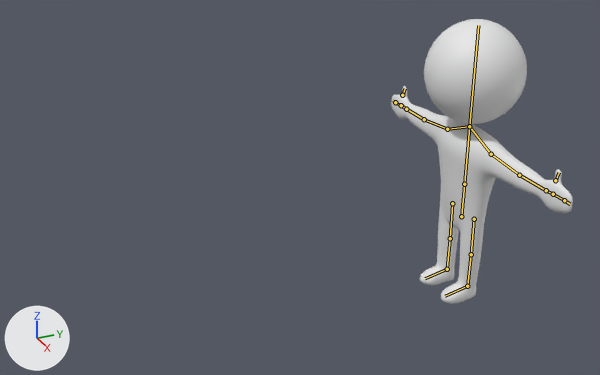
Before and after pictures for a commit that changed the Blender file Content/Models/Humanoid.blend.
Both versions are drawn from a 50 mm camera at (11.1, -8.2, 5.92) aimed at (-0.04, -3.19, 0.36). The axes (+X, +Y, +Z) are drawn at lower left. The lights are the same throughout. The bones that bend it are drawn over the model as lines.

In view in the first picture: 'Body', 'Head'.
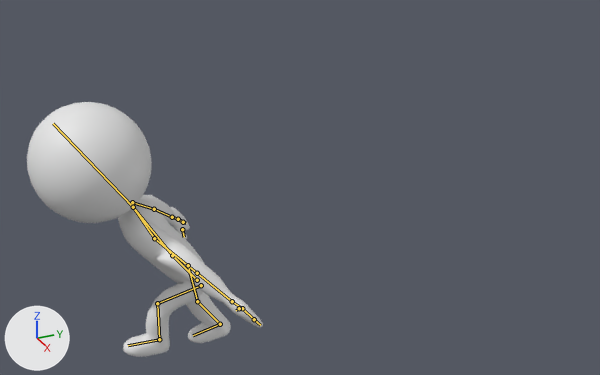
The newer file adds an action. The first version stands in its rest pose; the second is drawn at frame 13 of the action 'Battle3'.

Location of each change, [x1, y1, x2, y2] in pixels of the pictures (600 x 375 px):
'Body', posed (20% narrower, 26% shorter)
    before: [391, 86, 573, 304]
    after: [118, 195, 263, 357]
'Head', posed (21% wider, 15% taller)
    before: [424, 19, 527, 124]
    after: [27, 102, 152, 223]
bone 'LowerSpine', root to tip
    before: (461, 216) to (464, 184)
    after: (197, 280) to (172, 255)
bone 'UpperSpine', root to tip
    before: (464, 184) to (469, 126)
    after: (172, 255) to (133, 207)
bone 'UpperArm_L', root to tip
    before: (491, 154) to (519, 175)
    after: (154, 238) to (197, 273)
bone 'UpperArm_R', root to tip
    before: (447, 129) to (424, 119)
    after: (132, 202) to (154, 209)
bone 'Head', root to tip
    before: (469, 126) to (478, 25)
    after: (133, 207) to (53, 123)
bone 'UpperLeg_L', root to tip
    before: (474, 219) to (471, 254)
    after: (201, 285) to (157, 303)
bone 'LowerLeg_L', root to tip
    before: (471, 254) to (467, 286)
    after: (157, 303) to (159, 339)
bone 'Foot_L', root to tip
    before: (467, 286) to (445, 296)
    after: (159, 339) to (128, 345)
bone 'UpperLeg_R', root to tip
    before: (452, 203) to (450, 238)
    after: (188, 265) to (197, 301)
bone 'LowerLeg_R', root to tip
    before: (450, 238) to (447, 269)
    after: (197, 301) to (220, 324)
bone 'Foot_R', root to tip
    before: (447, 269) to (425, 278)
    after: (220, 324) to (193, 335)

The change, as a list of edits to the scene's bpy script:
```text
Change bone_lowerspine:
    where bone_lowerspine = bpy.data.objects['Humanoid'].pose.bones['LowerSpine']
    bone_lowerspine.location: (0.0, 0.0, 0.0) -> (0.0, -0.11, 5.0)
    bone_lowerspine.rotation_quaternion: (1.0, 0.0, 0.0, 0.0) -> (0.949, 0.298, 0.0, 0.0)  # degrees (0, 0, 0) -> degrees (35, 0, 0)
Change bone_upperspine:
    where bone_upperspine = bpy.data.objects['Humanoid'].pose.bones['UpperSpine']  # child of 'LowerSpine'
    bone_upperspine.rotation_quaternion: (1.0, 0.0, 0.0, 0.0) -> (0.994, -0.043, 0.0, 0.0)  # degrees (0, 0, 0) -> degrees (-5, 0, 0)
Change bone_upperarm_l:
    where bone_upperarm_l = bpy.data.objects['Humanoid'].pose.bones['UpperArm_L']  # child of 'Shoulder_L'
    bone_upperarm_l.rotation_quaternion: (1.0, 0.0, 0.0, 0.0) -> (-0.007, 0.403, 0.906, -0.127)  # degrees (0, 0, 0) -> degrees (14, 175, -47)
Change bone_upperarm_r:
    where bone_upperarm_r = bpy.data.objects['Humanoid'].pose.bones['UpperArm_R']  # child of 'Shoulder_R'
    bone_upperarm_r.rotation_quaternion: (1.0, 0.0, 0.0, 0.0) -> (-0.007, 0.377, -0.918, 0.121)  # degrees (0, 0, 0) -> degrees (13, -176, 44)
Change bone_head:
    where bone_head = bpy.data.objects['Humanoid'].pose.bones['Head']  # child of 'UpperSpine'
    bone_head.rotation_quaternion: (1.0, 0.0, 0.0, 0.0) -> (0.985, 0.033, 0.0, 0.0)  # degrees (0, 0, 0) -> degrees (4, 0, 0)
Change bone_upperleg_l:
    where bone_upperleg_l = bpy.data.objects['Humanoid'].pose.bones['UpperLeg_L']  # child of 'LowerSpine'
    bone_upperleg_l.rotation_quaternion: (1.0, 0.0, 0.0, 0.0) -> (0.546, 0.0, 0.0, 0.837)  # degrees (0, 0, 0) -> degrees (0, 0, 114)
Change bone_lowerleg_l:
    where bone_lowerleg_l = bpy.data.objects['Humanoid'].pose.bones['LowerLeg_L']  # child of 'UpperLeg_L'
    bone_lowerleg_l.rotation_quaternion: (1.0, 0.0, 0.0, 0.0) -> (0.777, 0.0, 0.0, -0.628)  # degrees (0, 0, 0) -> degrees (0, 0, -78)
Change bone_foot_l:
    where bone_foot_l = bpy.data.objects['Humanoid'].pose.bones['Foot_L']  # child of 'LowerLeg_L'
    bone_foot_l.rotation_quaternion: (1.0, 0.0, 0.0, 0.0) -> (0.982, 0.0, 0.0, 0.106)  # degrees (0, 0, 0) -> degrees (0, 0, 12)
Change bone_upperleg_r:
    where bone_upperleg_r = bpy.data.objects['Humanoid'].pose.bones['UpperLeg_R']  # child of 'LowerSpine'
    bone_upperleg_r.rotation_quaternion: (1.0, 0.0, 0.0, 0.0) -> (0.844, 0.0, 0.0, -0.192)  # degrees (0, 0, 0) -> degrees (0, 0, -26)
Change bone_lowerleg_r:
    where bone_lowerleg_r = bpy.data.objects['Humanoid'].pose.bones['LowerLeg_R']  # child of 'UpperLeg_R'
    bone_lowerleg_r.rotation_quaternion: (1.0, 0.0, 0.0, 0.0) -> (0.922, 0.0, 0.0, 0.208)  # degrees (0, 0, 0) -> degrees (0, 0, 25)
Change bone_foot_r:
    where bone_foot_r = bpy.data.objects['Humanoid'].pose.bones['Foot_R']  # child of 'LowerLeg_R'
    bone_foot_r.rotation_quaternion: (1.0, 0.0, 0.0, 0.0) -> (0.959, 0.0, 0.0, -0.28)  # degrees (0, 0, 0) -> degrees (0, 0, -33)
```
